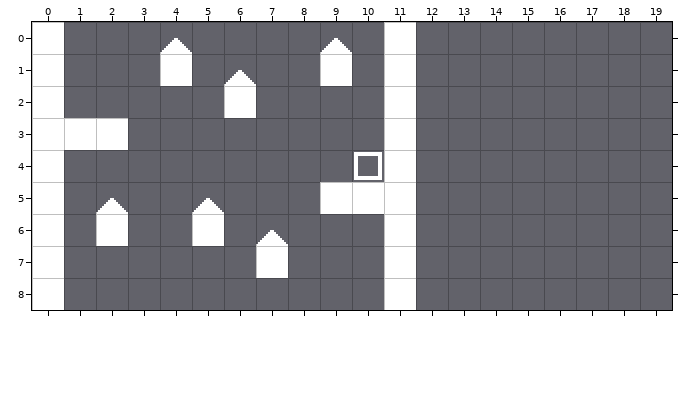
Two versions of a level (Tiled map, assets/data/lv8.tmx). Above, as it was before the edit.
Cells are 16x16 px. Shown: x 0..19, y 0..8. The old version is drawn lined up with the new one.
The same view after the edit:
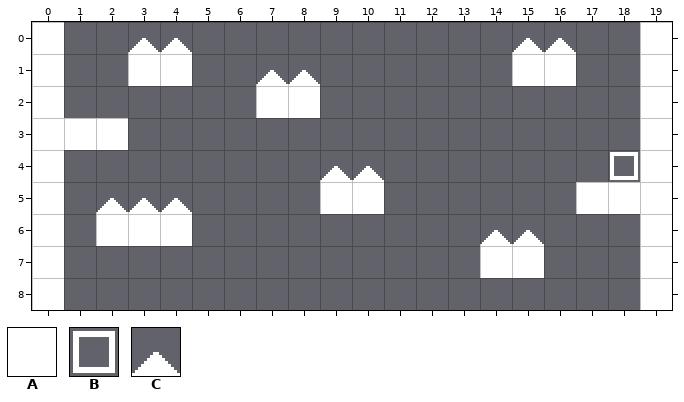
Key: from "tileset": A 0, B 2, C 10.
_ is an empty cell, . an unchanged one.
The author wrote: Level 8 revamp? :sunglasses:
From old to new:
map size 12x9 -> 20x9 cells
--- layer "solid"
@@ x 3..19 @@
-0 _.....C.A...__.._
-1 _..C__A.A...__.._
-2 ...A__..A......._
-3 ........A......._
-4 ......_BA......__
-5 __C.....A.....___
-6 __A.C...A..__..._
-7 ....A...A..__..._
-8 ........A......._
+0 C....._._...CC..A
+1 A.._CC_._...AA..A
+2 ..._AA.._.......A
+3 ........_.......A
+4 ......CC_......BA
+5 CC_....._.....AAA
+6 AA_._..._..CC...A
+7 ...._..._..AA...A
+8 ........_.......A
Pixel boxes of the changes (left, top, right, bottom) in both pictures:
added: (128, 38, 160, 86)
changed: (224, 22, 416, 310)
added: (512, 38, 576, 86)
added: (576, 22, 672, 310)
changed: (128, 198, 224, 246)
added: (480, 230, 544, 278)
